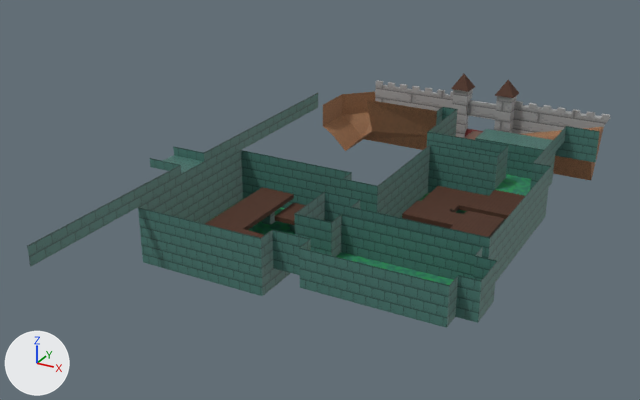
An edit to the Blender file Assets/World/Level0/Raw/Level0.blend, drawn before and after from the same camera.
Camera for both pictures: a 50 mm lens placed at (54.4, -104.4, 78.2), pointed at (-29.0, 47.1, 2.4). Arrows for +X, +Y and +Z are at lower left; the lights stay in place.

In view in the first picture: 'Level 0', 'Level 1 Facade'.
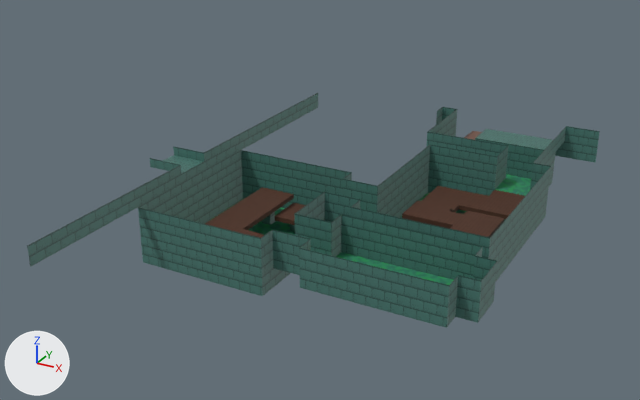
What differs and where, as boxes (x1, y1, x2, y2) in the pictures (640 x 400 px):
'Level 1 Facade', deleted: before (323, 74, 611, 180)
    faces in mat_cavewall: (323, 92, 604, 180)
    faces in mat_wall: (375, 80, 611, 137)
    faces in mat_planks: (451, 74, 519, 98)

Diff of the bpy script that builds the scene:
```diff
--- a/Assets/World/Level0/Raw/Level0.blend.py
+++ b/Assets/World/Level0/Raw/Level0.blend.py
@@ ob_level_1_facade @@
-ob_level_1_facade = bpy.data.objects.new('Level 1 Facade', me_plane_001)
-ob_level_1_facade.location = (-16.0, 120.0, 0.0)
-ob_level_1_facade.rotation_euler = (0.0, 0.0, 3.142)  # degrees (0, 0, 180)
```
